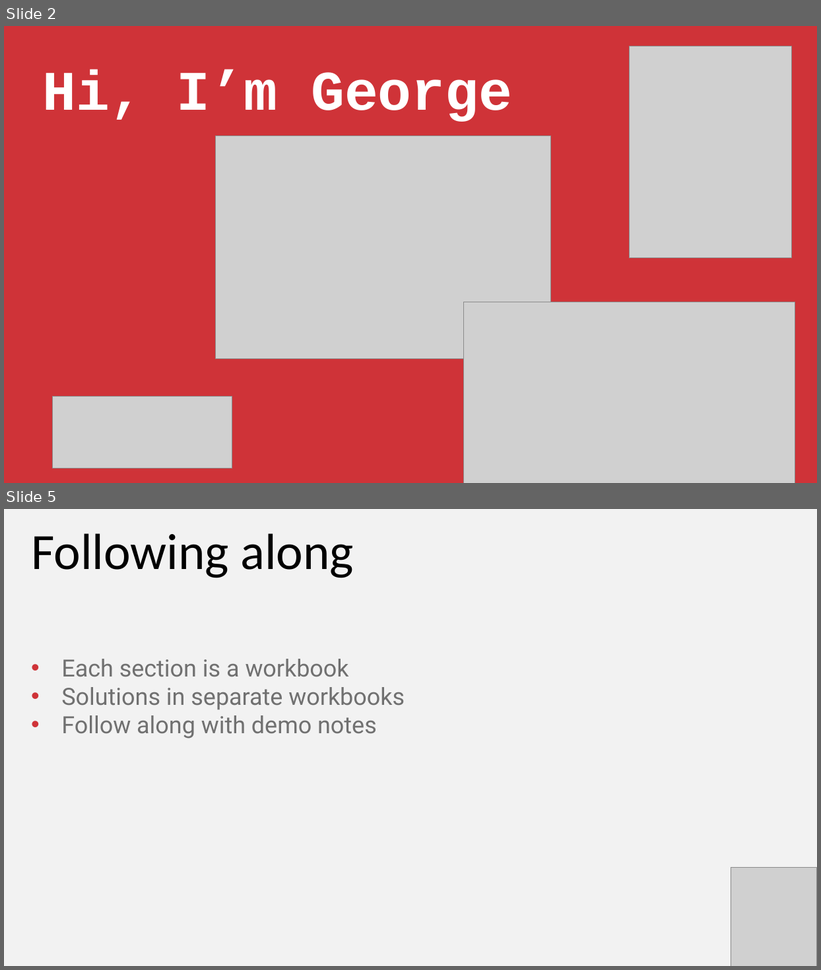
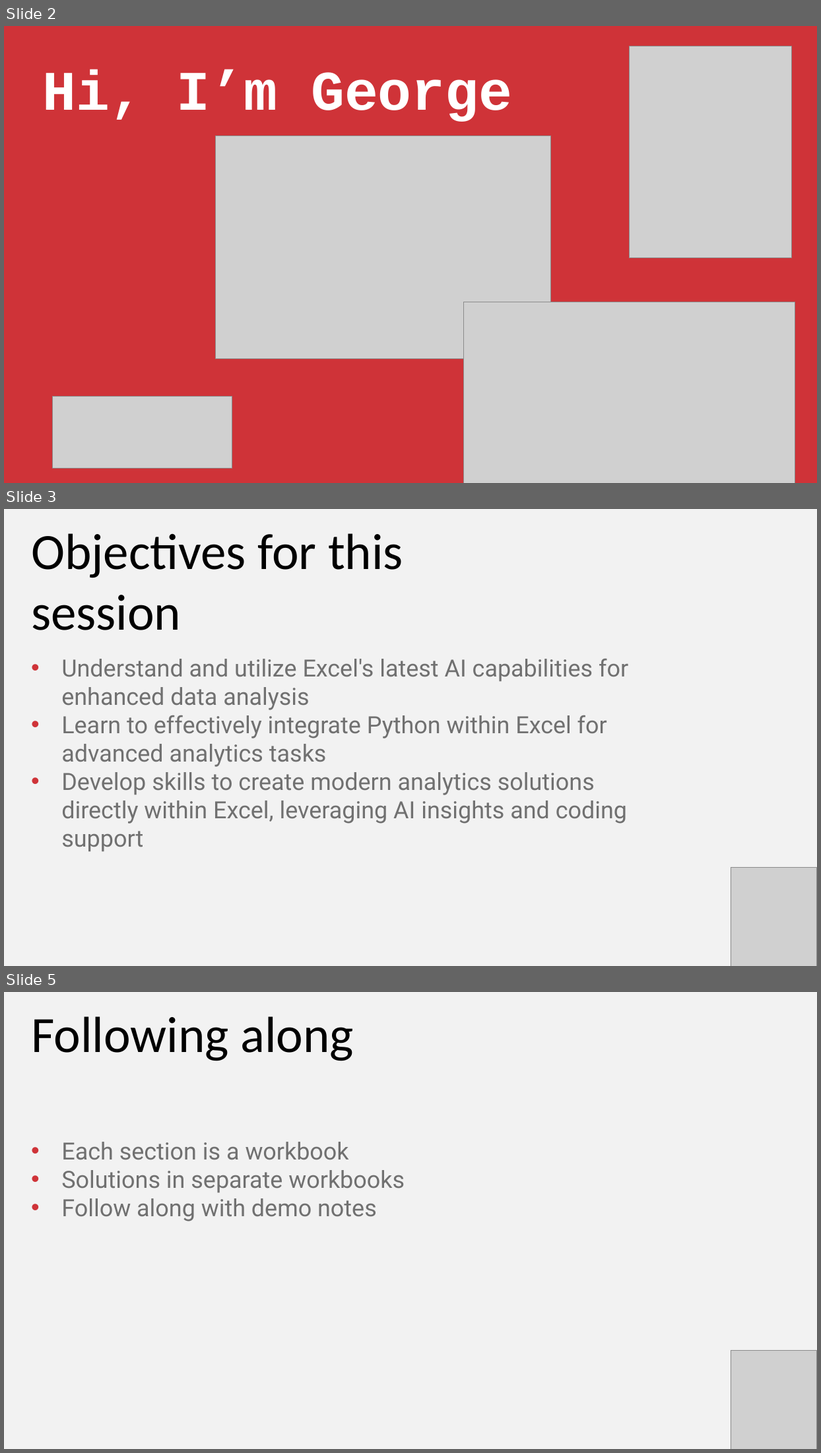
Before and after one commit to stringfestdata/xlgs-2024-analytics-2_0, a slide deck: xlgs-analytics-2_0-slides.pptx. Shown one above the other, each under a label of ours: slides 2 and 5 before the commit, slides 2, 3 and 5 after it; the slides between them are not shown. The pictures are 821x970 and 821x1453 pixels, drawn with LibreOffice and Linux fonts; fonts in the diff are those of the drawing; grey boxes stand for pictures. Boxes give left, top, right and bottom in pixels: in the first picture for what was removed or moved away, otherwise in the second. Text is boxed around its words. In the diff, an @@ line names an element or a change of style, - is before the commit and + after.

```diff
--- a/xlgs-analytics-2_0-slides.pptx
+++ b/xlgs-analytics-2_0-slides.pptx
@@ slide 3 added at [4, 509, 817, 966], background #F2F2F2 @@
@@ text added at [31, 533, 403, 630], 90 pt, text #000000 @@
+Objectives for this session
@@ text added at [61, 659, 628, 824], 42 pt, text #707070 @@
+• Understand and utilize Excel's latest AI capabilities for enhanced data analysis
+• Learn to effectively integrate Python within Excel for advanced analytics tasks
+• Develop skills to create modern analytics solutions directly within Excel, leveraging AI insights and coding support
@@ picture added at [731, 867, 816, 966] @@
```
Also in this commit, not shown: 4 other slides added, 2 slides removed.
